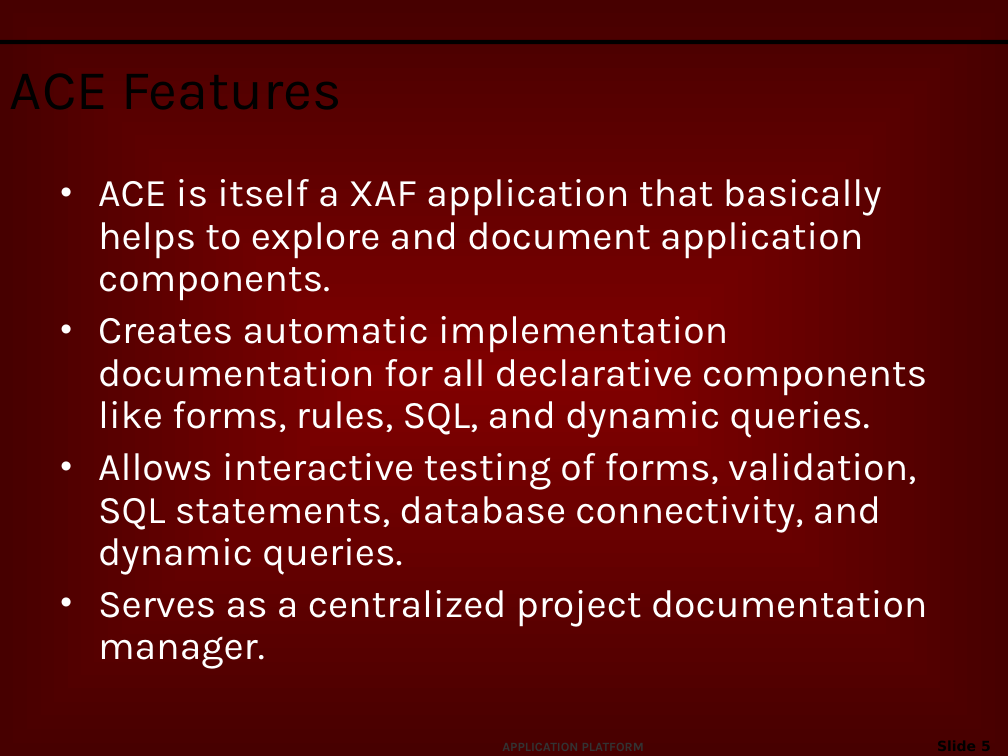
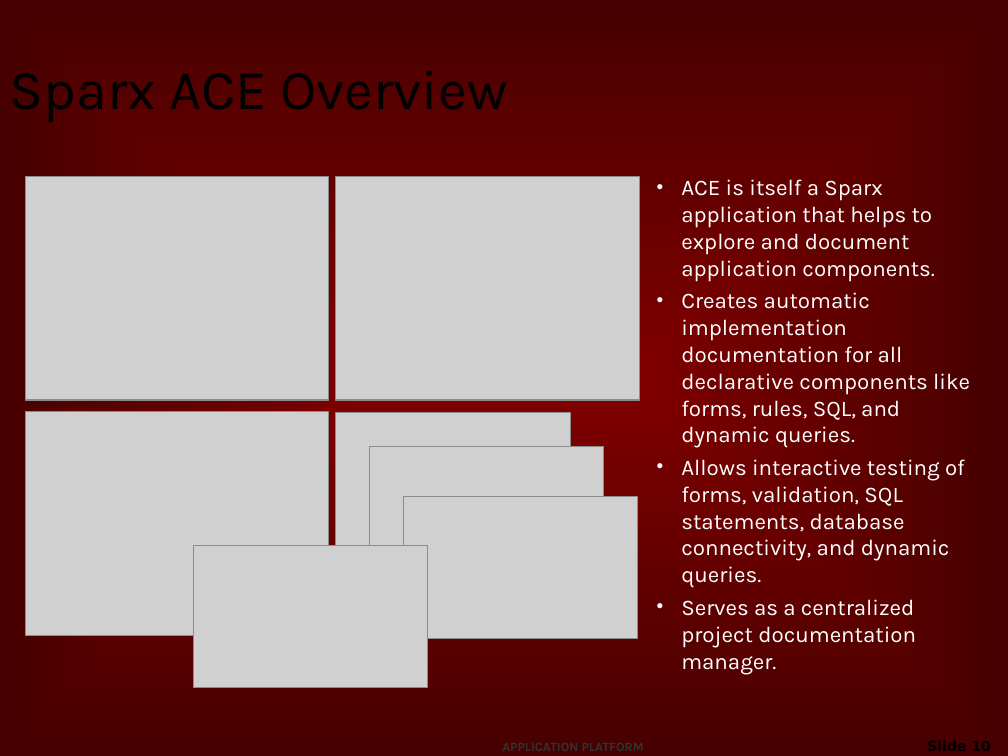
Before and after one commit to netspective/sparx-2001, a slide deck: slide 10 of Sparx/web-shared/docs/project/Introduction_to_Sparx.ppt (slide 5 before the commit). Drawn at 1008x756 pixels with LibreOffice and Linux fonts; fonts in the diff are those of the drawing; grey boxes stand for pictures; background and template pictures are left out. Boxes give left, top, right and bottom in pixels: in the first picture for what was removed or moved away, otherwise in the second. Text is boxed around its words. In the diff, an @@ line names an element or a change of style, - is before the commit and + after.

```diff
--- a/Sparx/web-shared/docs/project/Introduction_to_Sparx.ppt
+++ b/Sparx/web-shared/docs/project/Introduction_to_Sparx.ppt
@@ title at [0, 48, 857, 126]: text changed @@
-ACE Features
+Sparx ACE Overview
@@ line removed from (1, 42) to (1008, 42) @@
@@ picture added at [25, 176, 329, 400] @@
@@ picture added at [336, 176, 639, 400] @@
@@ text "ACE is itself a Sparx ...": place and size @@
-text "ACE is itself a Sparx ..." at [98, 179, 928, 669]
+text "ACE is itself a Sparx ..." at [681, 179, 970, 675]
@@ text at [681, 179, 934, 282]: text changed; size 28 to 16 pt @@
-• ACE is itself a XAF application that basically helps to explore and document application components.
+• ACE is itself a Sparx application that helps to explore and document application components.
@@ text at [681, 292, 970, 675]: size 28 to 16 pt in "Creates automatic implementation documentation for all decla ...", "Allows interactive testing of forms, validation, SQL ...", "Serves as a centralized project documentation manager."; indent changed; line spacing 0.9 to 1; less space between paragraphs @@
@@ picture added at [25, 411, 329, 635] @@
@@ picture added at [336, 412, 570, 554] @@
@@ picture added at [370, 447, 604, 589] @@
@@ picture added at [403, 497, 637, 639] @@
@@ picture added at [194, 546, 427, 688] @@
@@ page number at [841, 733, 1000, 756]: text changed @@
-Slide 5
+Slide 10
```
Also in this commit, not shown: 21 other slides changed, 9 slides added, 3 slides removed, 1 other file.
